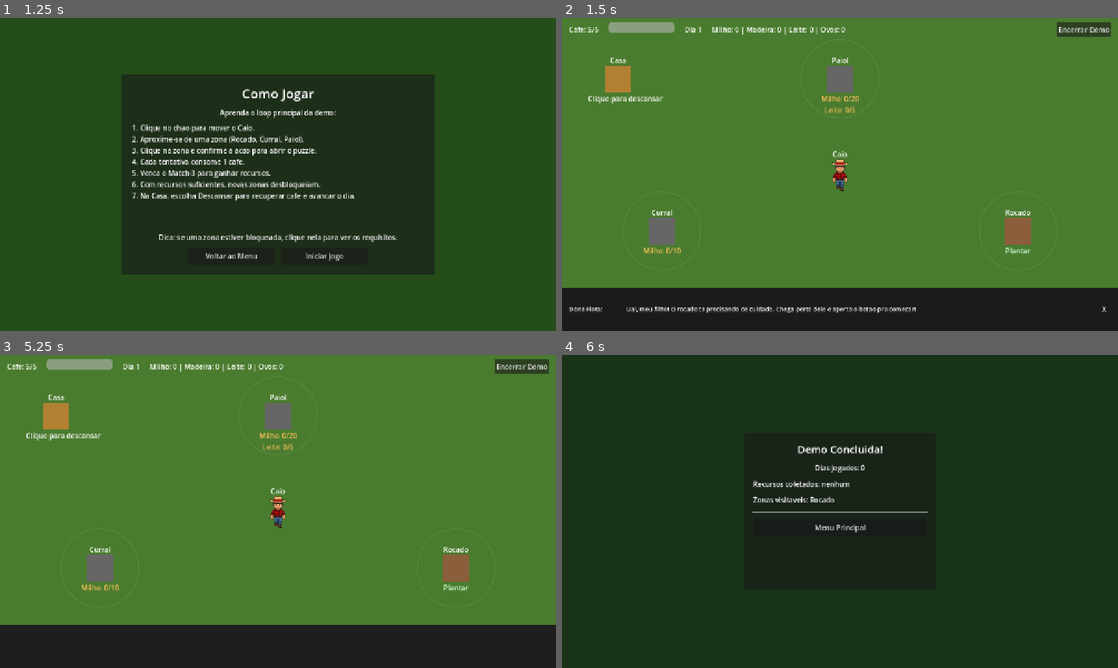
Above: before the commit, frames 1-4 (two rows, left to right).
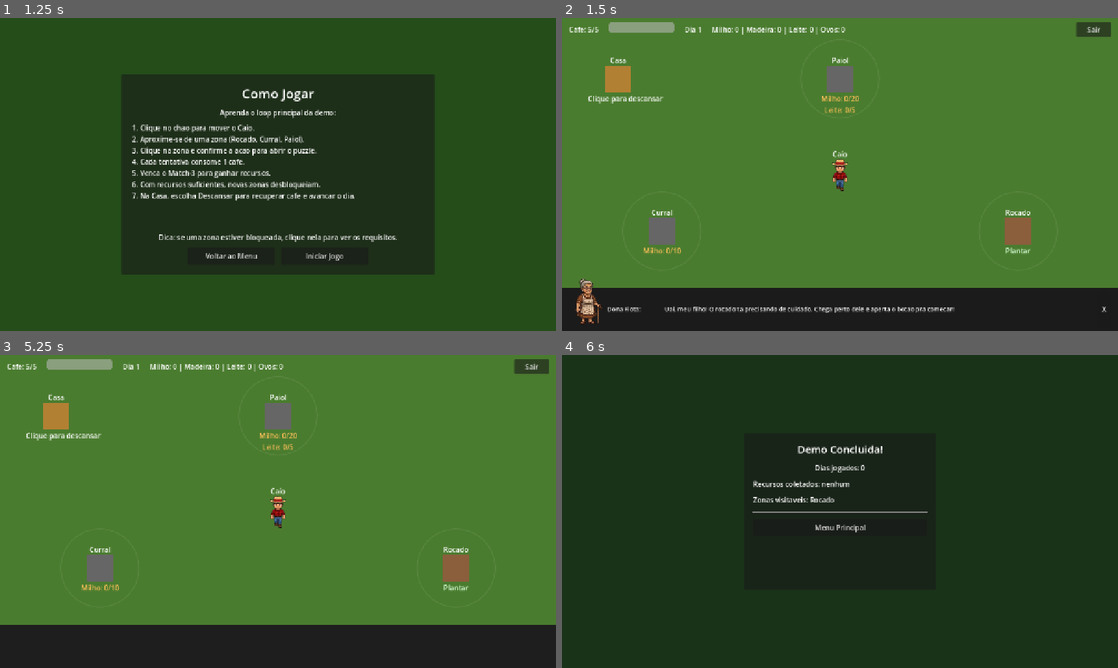
Above: after the commit, the same moments.

Repository: JasminCordeiro/UaiFarm
Game: Godot game, scene res://scenes/MainMenu.tscn
Two runs of this game, one before a commit and one after it. Both use one fixed random seed, a clock stepped at 60 frames per second and the inputs below.
Inputs:
- Up to frame 1 (1.25 s): click "Como Jogar" at 0.5 s
- Up to frame 2 (1.5 s): click "Iniciar Jogo" at 1.25 s
- Up to frame 3 (5.25 s): click "Encerrar Demo" (after the commit: "Sair") at 2 s; click "Menu Principal" at 2.75 s; click "Como Jogar" at 3.5 s; click "Iniciar Jogo" at 4.25 s; click "X" at 5 s
- Up to frame 4 (6 s): click "Encerrar Demo" (after the commit: "Sair") at 5.75 s

Frame 1 is identical in both runs. In frame 2, 1.4% of the frame differs, in the area x 1-99%, y 1-98%; in frame 3, 0.2%; in frame 4, nothing differs.

Commit message:
fix(demo): retrato Dona Fiota, indentação info_bar e polimento de UI

Diff:
--- a/Demo/project.godot
+++ b/Demo/project.godot
@@ -25,7 +25,7 @@
 window/size/viewport_height=720
 window/size/mode=2
 window/stretch/mode="canvas_items"
-window/stretch/aspect="expand"
+window/stretch/aspect="keep"
 
 [physics]
 
--- a/Demo/scenes/UI_HUD.tscn
+++ b/Demo/scenes/UI_HUD.tscn
@@ -31,7 +31,8 @@
 text = "Milho: 0 | Madeira: 0 | Leite: 0 | Ovos: 0"
 
 [node name="EncerrarButton" type="Button" parent="TopBar"]
-text = "Encerrar Demo"
+custom_minimum_size = Vector2(80, 0)
+text = "Sair"
 
 [node name="RewardToast" type="Panel" parent="."]
 visible = false
--- a/Demo/scenes/UI_InfoBar.tscn
+++ b/Demo/scenes/UI_InfoBar.tscn
@@ -23,7 +23,7 @@
 [node name="HBox" type="HBoxContainer" parent="Control/Panel"]
 anchor_right = 1.0
 anchor_bottom = 1.0
-offset_left = 16.0
+offset_left = 104.0
 offset_top = 8.0
 offset_right = -16.0
 offset_bottom = -8.0
@@ -45,3 +45,14 @@
 [node name="FecharButton" type="Button" parent="Control/Panel/HBox"]
 custom_minimum_size = Vector2(32, 32)
 text = "X"
+
+[node name="Portrait" type="TextureRect" parent="Control"]
+anchor_top = 1.0
+anchor_bottom = 1.0
+offset_left = 16.0
+offset_top = -120.0
+offset_right = 96.0
+offset_bottom = -10.0
+visible = false
+expand_mode = 1
+stretch_mode = 6
--- a/Demo/scripts/info_bar.gd
+++ b/Demo/scripts/info_bar.gd
@@ -7,6 +7,11 @@
 @onready var nome_label: Label = $Control/Panel/HBox/NomeLabel
 @onready var mensagem_label: Label = $Control/Panel/HBox/MensagemLabel
 @onready var fechar_button: Button = $Control/Panel/HBox/FecharButton
+@onready var portrait: TextureRect = $Control/Portrait
+
+const PORTRAITS: Dictionary = {
+	"Dona Fiota": "res://assets/dona_fiota_portrait.png",
+}
 
 var tutorial_ativo: bool = false
 
@@ -22,6 +27,7 @@
 	tutorial_ativo = marcar_como_tutorial
 	nome_label.text = nome + ":"
 	mensagem_label.text = texto
+	_atualizar_portrait(nome)
 	painel.show()
 	if auto_fechar:
 		await get_tree().create_timer(TUTORIAL_DURATION).timeout
@@ -30,9 +36,21 @@
 				GameState.tutorial_visto = true
 				tutorial_ativo = false
 			painel.hide()
+			portrait.hide()
+
+func _atualizar_portrait(nome: String) -> void:
+	var path: String = PORTRAITS.get(nome, "")
+	if path != "":
+		var tex: Texture2D = load(path)
+		if tex:
+			portrait.texture = tex
+			portrait.show()
+			return
+	portrait.hide()
 
 func _fechar() -> void:
 	if tutorial_ativo:
 		GameState.tutorial_visto = true
 		tutorial_ativo = false
 	painel.hide()
+	portrait.hide()
--- a/Demo/scripts/match3_board.gd
+++ b/Demo/scripts/match3_board.gd
@@ -9,23 +9,29 @@
 
 const CORES_POR_TEMA: Dictionary = {
 	"rocado": [
-		Color(0.95, 0.85, 0.2),  # espiga
-		Color(0.3, 0.75, 0.3),   # folha verde
-		Color(0.95, 0.55, 0.1),  # sol
-		Color(0.3, 0.55, 0.85),  # chuva
+		Color(0.95, 0.85, 0.2),
+		Color(0.3, 0.75, 0.3),
+		Color(0.95, 0.55, 0.1),
+		Color(0.3, 0.55, 0.85),
 	],
 	"curral": [
-		Color(0.92, 0.92, 0.96), # leite
-		Color(0.85, 0.72, 0.2),  # feno
-		Color(0.55, 0.33, 0.14), # barro
+		Color(0.92, 0.92, 0.96),
+		Color(0.85, 0.72, 0.2),
+		Color(0.55, 0.33, 0.14),
 	],
 	"paiol": [
-		Color(0.42, 0.26, 0.10), # madeira
-		Color(0.62, 0.62, 0.62), # pedra
-		Color(0.90, 0.80, 0.38), # palha
-		Color(0.72, 0.34, 0.10), # ferrugem
-		Color(0.28, 0.55, 0.20), # folha seca
+		Color(0.42, 0.26, 0.10),
+		Color(0.62, 0.62, 0.62),
+		Color(0.90, 0.80, 0.38),
+		Color(0.72, 0.34, 0.10),
+		Color(0.28, 0.55, 0.20),
 	],
+}
+
+const SIMBOLOS_POR_TEMA: Dictionary = {
+	"rocado": ["🌽", "🌿", "☀", "💧"],
+	"curral": ["🥛", "🌾", "🟤"],
+	"paiol":  ["🪵", "🪨", "🌾", "🔧", "🍂"],
 }
 
 @export var tema: String = "rocado"
@@ -35,6 +41,7 @@
 @export var win_reward_amount: int = 15
 
 var _cores: Array = []
+var _simbolos: Array = []
 
 @onready var board_container: Node2D = $BoardContainer
 @onready var score_label: Label = $UI/ScoreLabel
@@ -55,6 +62,7 @@
 
 func _ready() -> void:
 	_cores = CORES_POR_TEMA.get(tema, CORES_POR_TEMA["rocado"])
+	_simbolos = SIMBOLOS_POR_TEMA.get(tema, SIMBOLOS_POR_TEMA["rocado"])
 	retry_button.pressed.connect(_on_retry_pressed)
 	back_button.pressed.connect(_on_back_pressed)
 	GameState.consumir_cafe()
@@ -120,6 +128,15 @@
 	rect.size = Vector2(CELL_SIZE - 6, CELL_SIZE - 6)
 	rect.color = _cores[tipo]
 	rect.mouse_filter = Control.MOUSE_FILTER_IGNORE
+	if tipo < _simbolos.size():
+		var lbl := Label.new()
+		lbl.text = _simbolos[tipo]
+		lbl.set_anchors_and_offsets_preset(Control.PRESET_FULL_RECT)
+		lbl.horizontal_alignment = HORIZONTAL_ALIGNMENT_CENTER
+		lbl.vertical_alignment = VERTICAL_ALIGNMENT_CENTER
+		lbl.add_theme_font_size_override("font_size", 22)
+		lbl.mouse_filter = Control.MOUSE_FILTER_IGNORE
+		rect.add_child(lbl)
 	return rect
 
 func _cell_to_pos(cell: Vector2i) -> Vector2:
--- a/Demo/scripts/player_controller.gd
+++ b/Demo/scripts/player_controller.gd
@@ -30,9 +30,8 @@
 	var tex: Texture2D = load("res://assets/caio.png")
 	if tex == null:
 		return
-	var frame_h := int(tex.get_height() / NUM_LINHAS)
-	var cols := int(tex.get_width() / FRAME_W)
-	print("caio.png: %dx%d | frame: %dx%d | %d colunas" % [tex.get_width(), tex.get_height(), FRAME_W, frame_h, cols])
+	var frame_h: int = tex.get_height() / NUM_LINHAS
+	var cols: int = tex.get_width() / FRAME_W
 	var frames := SpriteFrames.new()
 	for entry in ANIM_ROWS:
 		var nome: String = entry[0]
--- a/Demo/scripts/zone_trigger.gd
+++ b/Demo/scripts/zone_trigger.gd
@@ -53,6 +53,7 @@
 	jogador_proximo = perto
 	visual.modulate = Color(1.2, 1.2, 1.2) if perto else Color(1, 1, 1)
 	radius_indicator.modulate.a = 0.9 if perto else 0.3
+	name_label.visible = not perto
 
 func _atualizar_visual_bloqueio() -> void:
 	var bloqueada: bool = not GameState.zona_desbloqueada(zone_name)
Binary file added: Demo/assets/dona_fiota_portrait.png
Not shown, added: Demo/assets/dona_fiota_portrait.png.import
